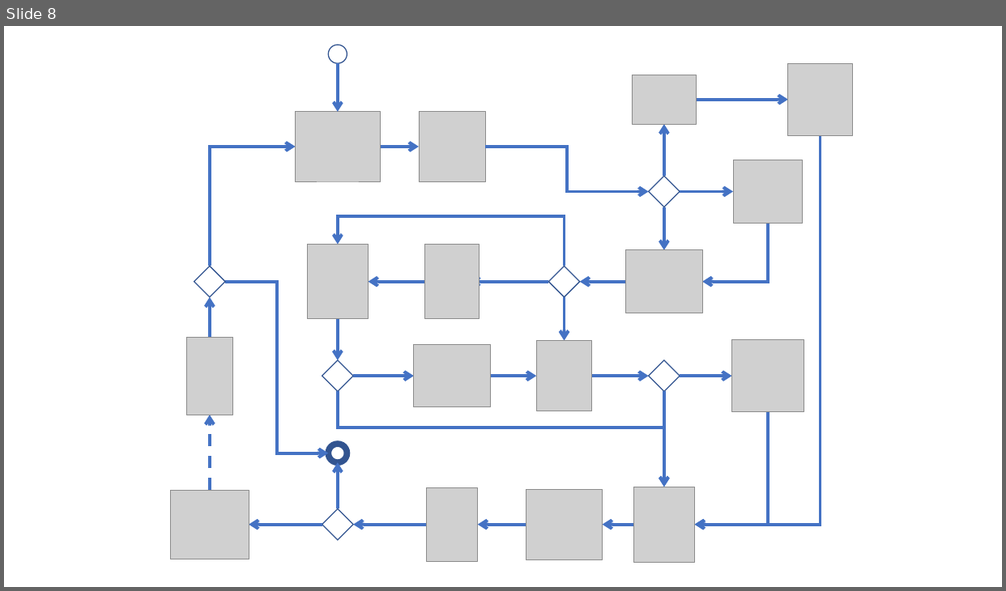
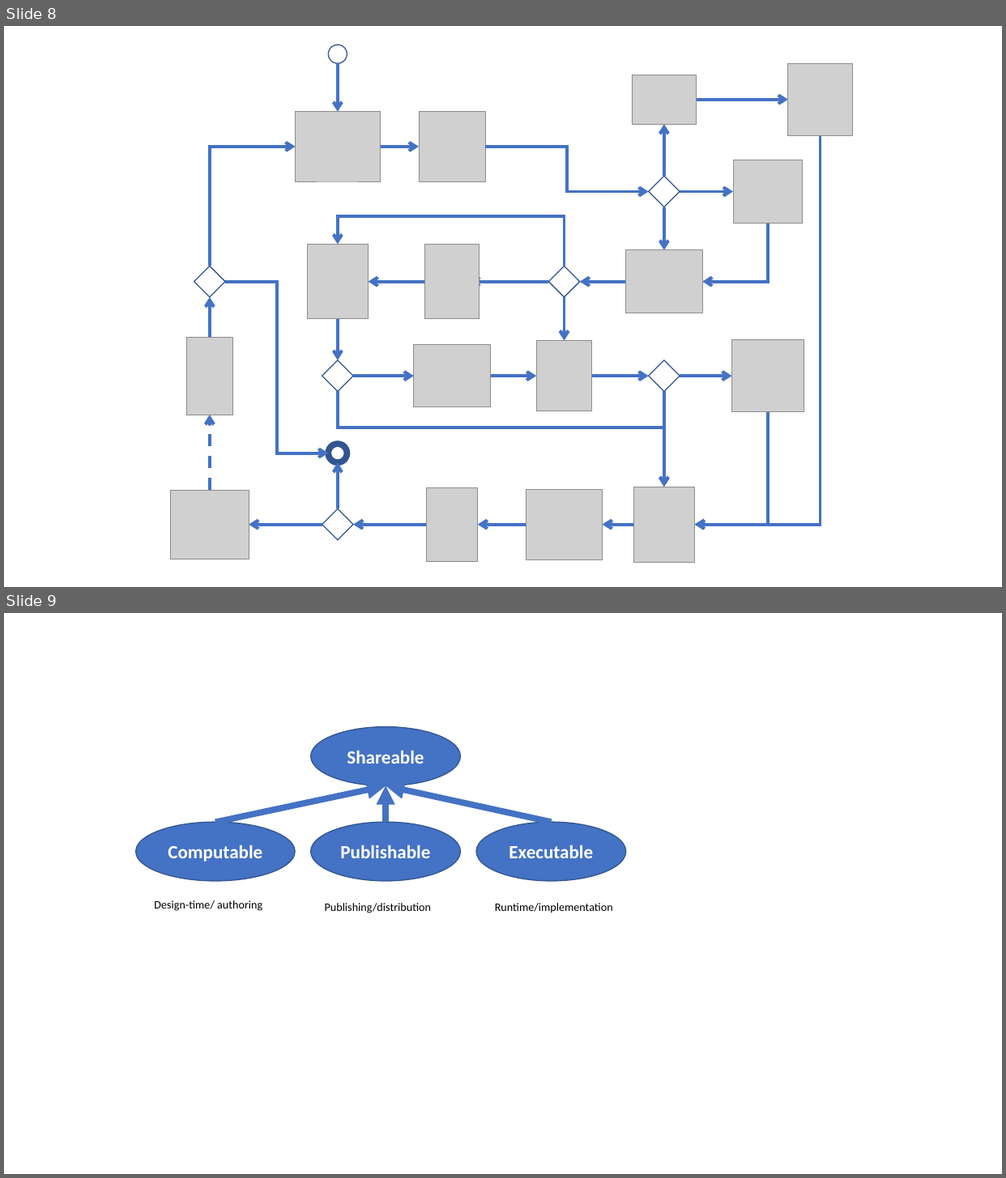
Before and after one commit to HL7/cqf-recommendations, a slide deck: docs/common-diagrams.pptx. Shown one above the other, each under a label of ours: slide 8 before the commit, slides 8 and 9 after it. The pictures are 1006x591 and 1006x1178 pixels, drawn with LibreOffice and Linux fonts; fonts in the diff are those of the drawing; grey boxes stand for pictures. Boxes give left, top, right and bottom in pixels: in the first picture for what was removed or moved away, otherwise in the second. Text is boxed around its words. In the diff, an @@ line names an element or a change of style, - is before the commit and + after.

```diff
--- a/docs/common-diagrams.pptx
+++ b/docs/common-diagrams.pptx
@@ slide 9 added at [4,613,1002,1174], background #FFFFFF @@
@@ ellipse added at [311,726,461,786], fill #4472C4, outline #325491 1 pt, 18 pt, text #FFFFFF, bold @@
+Shareable
@@ arrow added from (215, 823) to (386, 786), #4472C4 6 pt @@
@@ arrow added from (386, 822) to (386, 786), #4472C4 6 pt @@
@@ arrow added from (552, 822) to (386, 786), #4472C4 6 pt @@
@@ ellipse added at [136,822,296,881], fill #4472C4, outline #325491 1 pt, 18 pt, text #FFFFFF, bold @@
+Computable
@@ ellipse added at [311,822,461,881], fill #4472C4, outline #325491 1 pt, 18 pt, text #FFFFFF, bold @@
+Publishable
@@ ellipse added at [476,822,626,881], fill #4472C4, outline #325491 1 pt, 18 pt, text #FFFFFF, bold @@
+Executable
@@ text added at [154,901,262,911], 11 pt, text #000000 @@
+Design-time/ authoring
@@ text added at [325,903,431,914], 11 pt, text #000000 @@
+Publishing/distribution
@@ text added at [495,903,613,914], 11 pt, text #000000 @@
+Runtime/implementation
```
Also in this commit, not shown: 5 other files.
